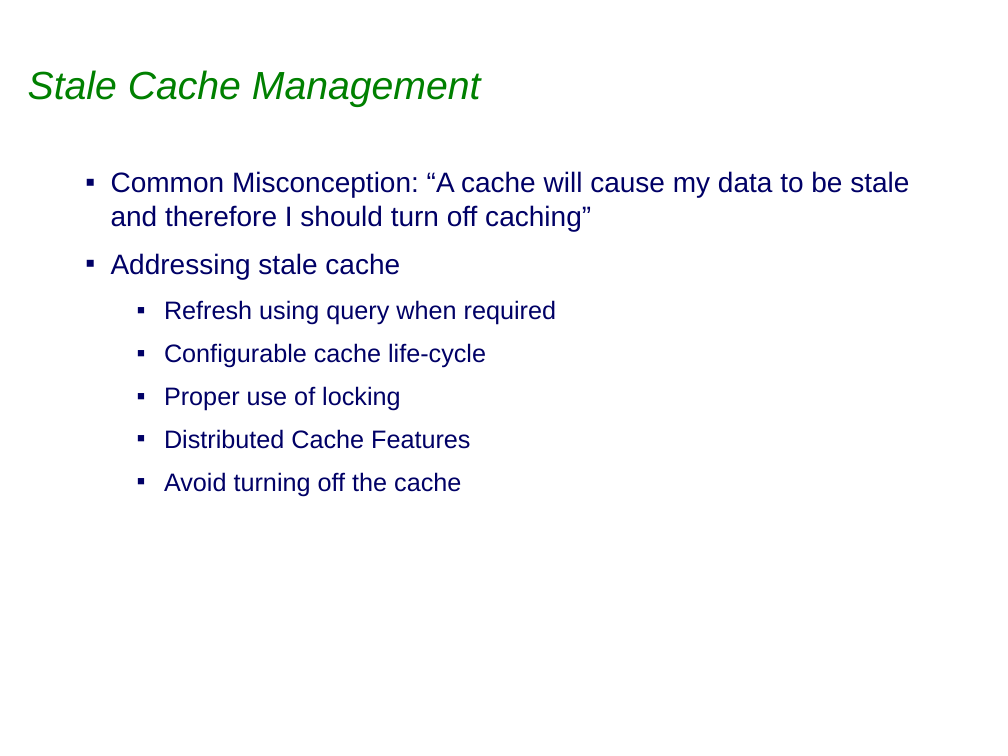
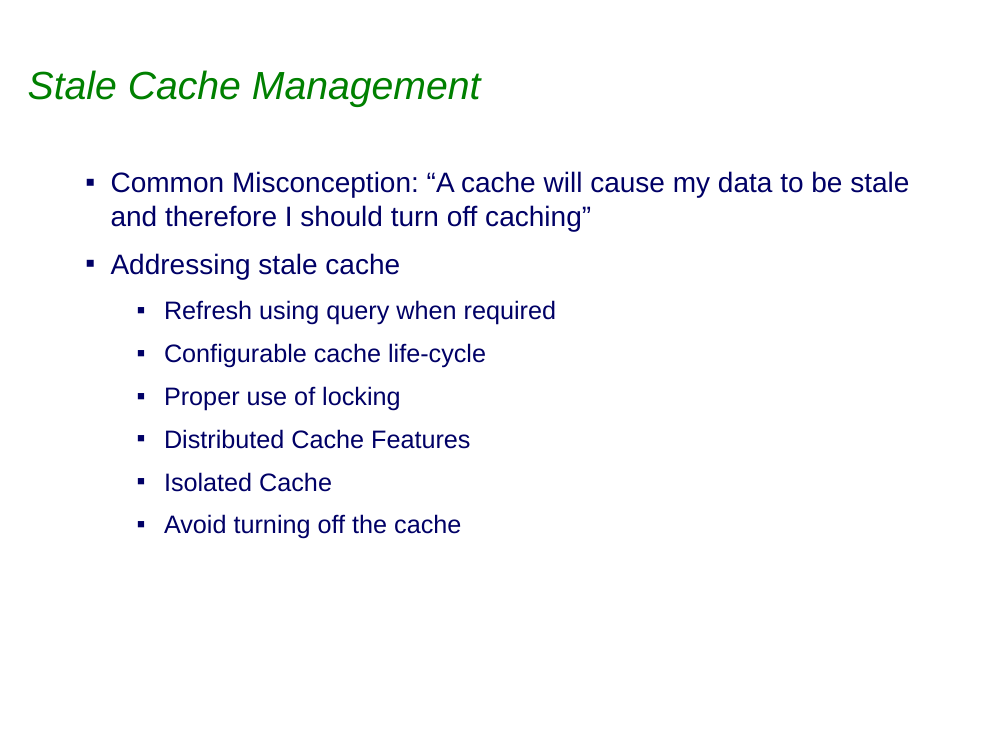
Before and after one commit to sabineheider/incubator, a slide deck: slide 13 of summit-2010/EclipseLink_Intro_Cache.ppt. Drawn at 1008x756 pixels with LibreOffice and Linux fonts; fonts in the diff are those of the drawing; background and template pictures are left out. Boxes give left, top, right and bottom in pixels: in the first picture for what was removed or moved away, otherwise in the second. Text is boxed around its words. In the diff, an @@ line names an element or a change of style, - is before the commit and + after.

```diff
--- a/summit-2010/EclipseLink_Intro_Cache.ppt
+++ b/summit-2010/EclipseLink_Intro_Cache.ppt
@@ text at (164,472,332,492): paragraph added @@
+  ▪ Isolated Cache
```
Also in this commit, not shown: 4 other slides changed, 3 other files.
